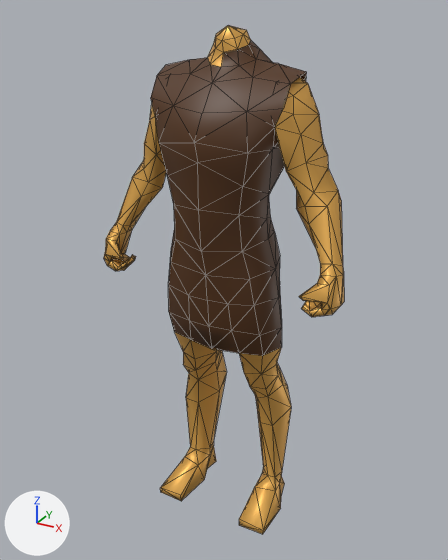
An edit to the COLLADA model binaries/data/mods/public/art/animation/biped/rider/cavalry/spearman/attack_shield_stab_a.dae, drawn before and after from the same camera.
Rendered twice from a 50 mm camera at (2.07, -3.81, 3.96) aimed at (-0.04, 0.02, 2.04). Every picture has the same lights, and +X, +Y and +Z are marked at lower left. Mesh edges are drawn as thin lines.

Before the edit, the objects in view are built like this:
```python
me_cube_010 = bpy.data.meshes.new('Cube.010')
me_cube_010.from_pydata(...)  # 391 vertices, 752 faces; spans x -0.96..0.96, y -0.43..0.4, z 0.0..3.85
# faces by material slot: [206, 546]
me_cube_010.materials.append(mat_armor)  # brown #523010
me_cube_010.materials.append(mat_skin)  # orange #e7b056
ob_m_armor_tunic_short = bpy.data.objects.new('m_armor_tunic_short', me_cube_010)
ob_m_armor_tunic_short.location = (0.0, 0.0, 0.0)
```
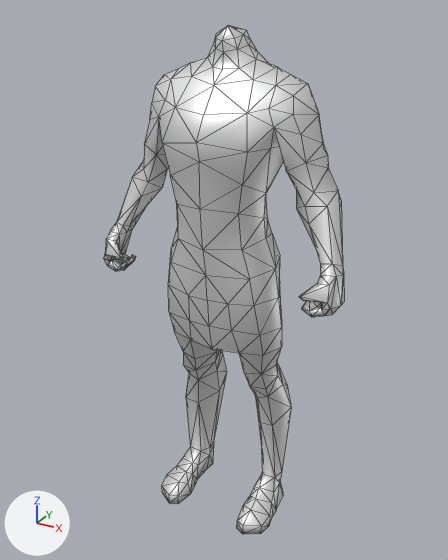
Where the change shows, as pixel boxes [x1, y1, x2, y2] in the pictures (448 x 560 px; the box of a moved part takes in the faces that stretch with it):
part 1 of me_cube_010, moved or reshaped
    both: [144, 49, 308, 279]
part 2 of me_cube_010, built on
    before: [160, 404, 284, 534]
    after: [162, 404, 283, 534]
part 3 of me_cube_010, recoloured (brown to white)
    both: [168, 40, 282, 356]
part 4 of me_cube_010, recoloured (brown to white)
    both: [104, 25, 344, 482]

What the commit changed:
Material 'Skin.001' (mat_skin_001) is new.
Its base color is (0.8, 0.8, 0.8) (white #e7e7e7).
Its metallic is 0.5.
me_cube_010 is used by ob_m_armor_tunic_short; location (0.0, 0.0, 0.0).
me_cube_010 had 391 vertices, 752 faces and spanned x -0.96..0.96, y -0.43..0.4, z 0.0..3.85.
me_cube_010 now has 423 vertices, 836 faces and spans x -0.96..0.96, y -0.41..0.4, z 0.0..3.85.
Part 1, on me_cube_010:
34 vertices are removed from x -0.53..0.53, y -0.37..0.28, z 2.42..3.58.
111 faces are deleted.
3 vertices in x -0.23..0.23, y -0.2..-0.09, z 3.52..3.55 move by (0.0, 0.02, -0.02).
3 vertices in x -0.3..0.3, y 0.19..0.31, z 2.58..3.37 move by (0.0, -0.02, 0.0).
39 vertices move from x -0.38..0.38, y -0.43..0.36, z 2.43..3.71 to x -0.36..0.36, y -0.41..0.34, z 2.43..3.7.
24 vertices are added at x -0.46..0.46, y -0.35..0.25, z 2.42..3.56.
111 new faces join them.
Part 2, on me_cube_010:
22 vertices are removed from x -0.51..0.51, y -0.3..0.34, z 0.0..0.18.
62 faces are deleted.
4 vertices move from x -0.36..0.36, y -0.01..0.08, z 0.18..0.26 to x -0.31..0.31, y -0.01..0.08, z 0.18..0.26.
64 vertices are added at x -0.51..0.51, y -0.38..0.3, z 0.0..0.2.
146 new faces join them.
me_cube_010 part 3: 137 faces spanning x -0.49..0.49, y -0.41..0.34, z 1.58..3.76 switch from mat_armor (brown #523010) to mat_skin_001 (white #e7e7e7).
me_cube_010 part 4: 442 faces spanning x -0.96..0.96, y -0.34..0.4, z 0.14..3.85 switch from mat_skin (orange #e7b056) to mat_skin_001 (white #e7e7e7).
